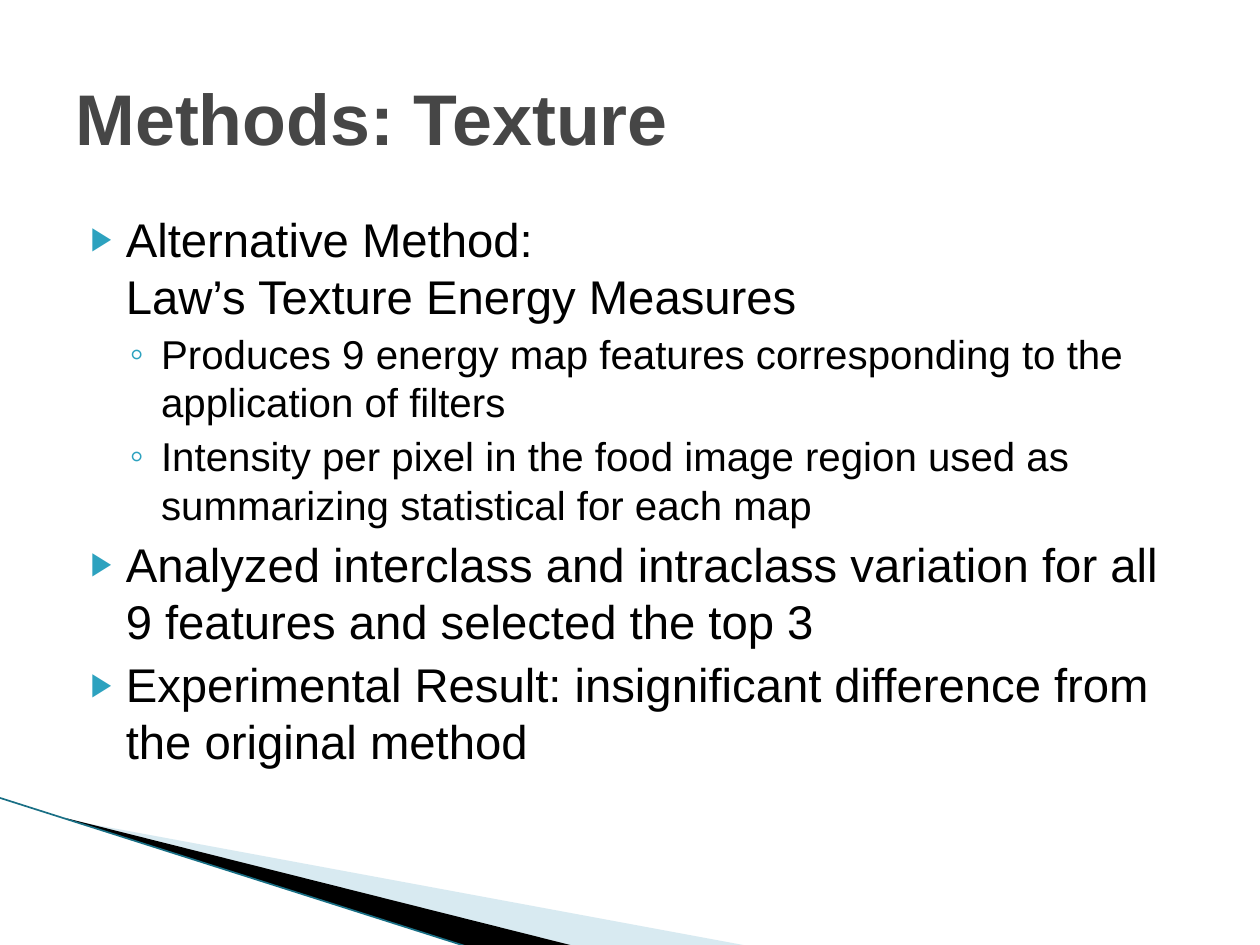
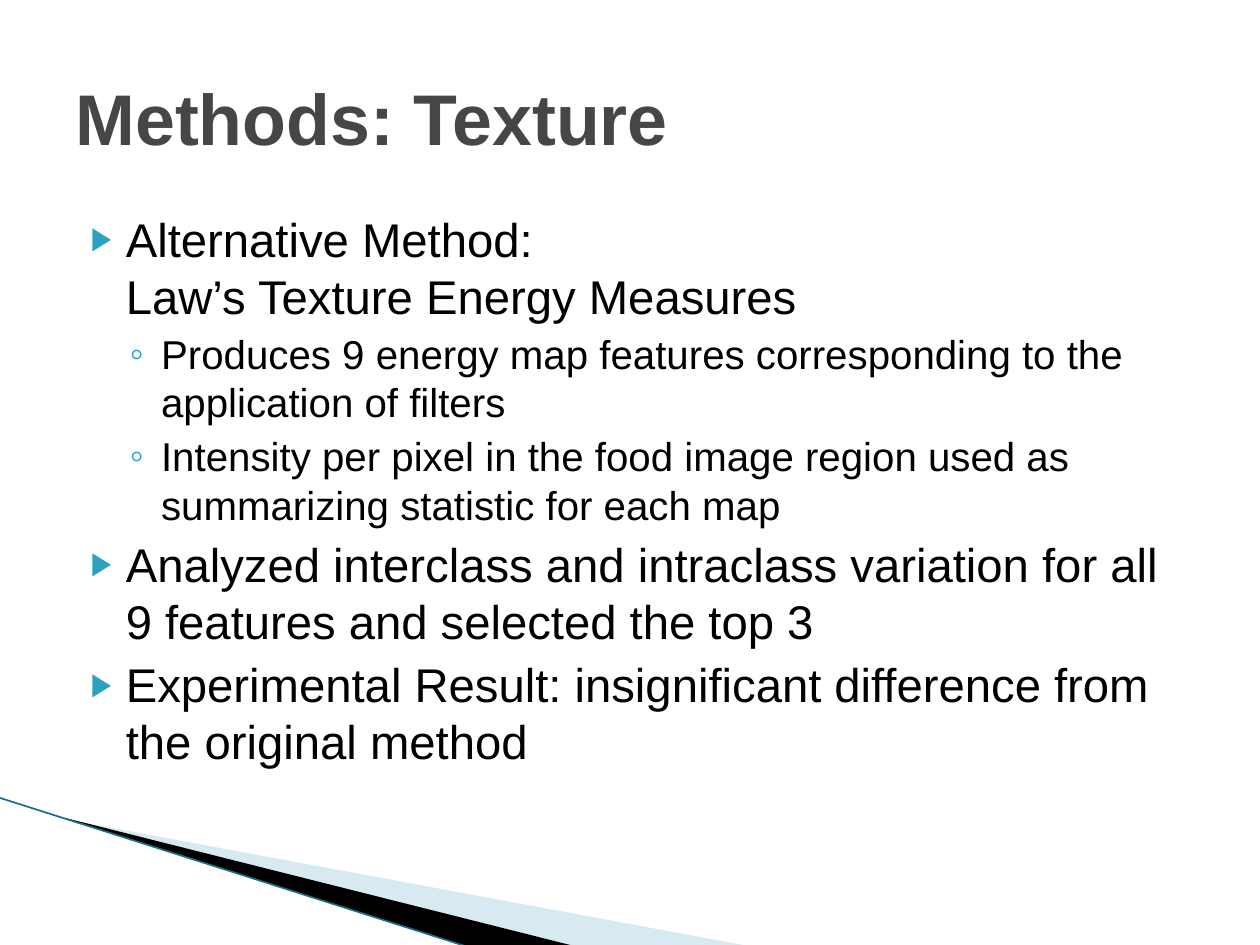
Before and after one commit to vfasburg/cse_803, a slide deck: slide 7 of documents/830_Presentation_Fasburg_Thomas_Reiff.pptx. Drawn at 1260x945 pixels with LibreOffice and Linux fonts; fonts in the diff are those of the drawing; background and template pictures are left out. Boxes give left, top, right and bottom in pixels: in the first picture for what was removed or moved away, otherwise in the second. Text is boxed around its words. In the diff, an @@ line names an element or a change of style, - is before the commit and + after.

Commit message:
Updated my PPT slides.

```diff
--- a/documents/830_Presentation_Fasburg_Thomas_Reiff.pptx
+++ b/documents/830_Presentation_Fasburg_Thomas_Reiff.pptx
@@ text at [161,442,1068,528]: text changed @@
-  ◦ Intensity per pixel in the food image region used as summarizing statistical for each map
+  ◦ Intensity per pixel in the food image region used as summarizing statistic for each map
```
Also in this commit, not shown: 4 other slides changed.
